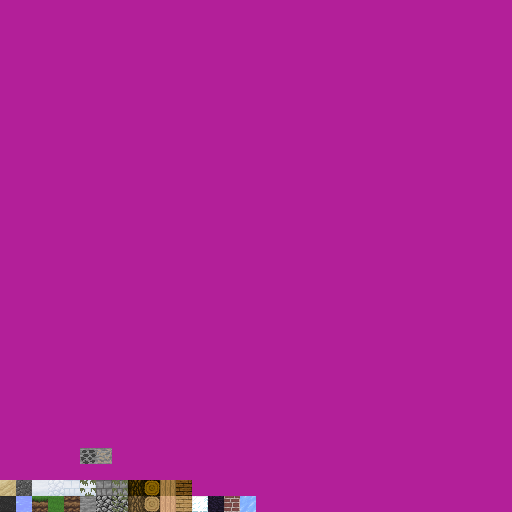
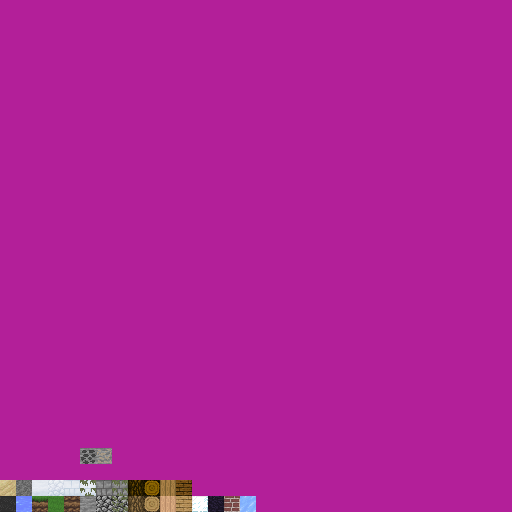
Before/after of a 512×512 layered artwork. What changed in the layer stack:
painted on "Base Layer" over [0, 480, 32, 512]
